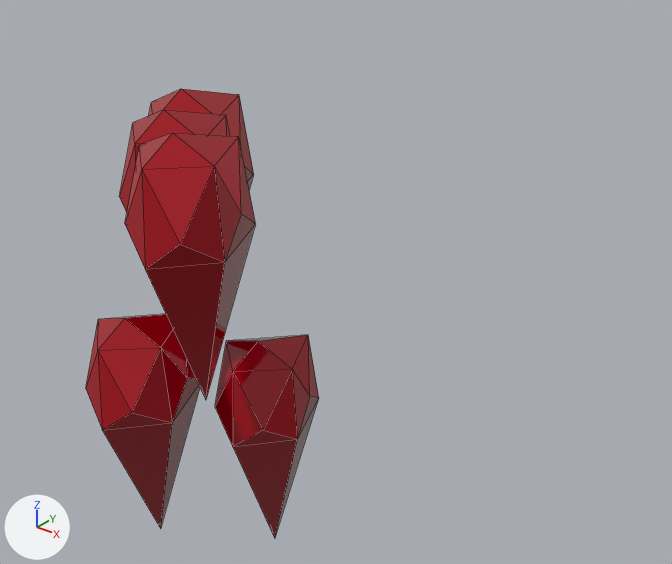
An edit to the glTF model public/assets/gltf/blood.glb, drawn before and after from the same camera.
One viewpoint serves both versions: a 50 mm camera at (0.592, -0.515, 0.431) aimed at (0.081, 0.124, 0.035). The lights are fixed; the arrows at lower left show +X, +Y and +Z. Mesh edges are drawn as thin lines. Where no turn or scale is listed for an object, it has been applied to the vertices. Vertices at the same position are counted once.

Objects in the first picture: 'First', 'First.001', 'First.002', 'First.003', 'Second'.
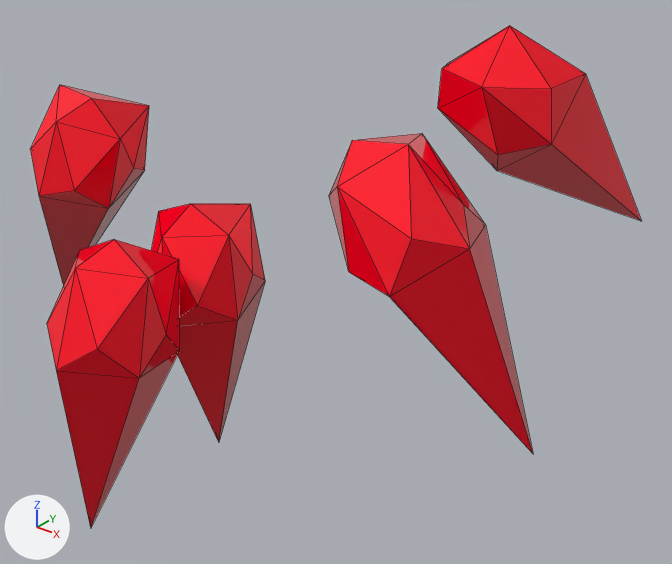
Pixel boxes (x1, y1, x2, y2) of what changed, in the pictures (672 x 564 px):
'Second', recoloured, reshaped (28% wider, 42% taller): before (215, 335, 319, 538); after (47, 239, 180, 528)
'First.002', recoloured, reshaped (77% wider, 9% shorter): before (86, 314, 200, 529); after (438, 25, 641, 221)
'First.001', recoloured, mesh turned: before (149, 89, 254, 190); after (329, 133, 533, 454)
'First', recoloured, mesh moved: before (125, 133, 256, 400); after (151, 204, 265, 442)
'First.003', surface changed, mesh turned: before (119, 110, 230, 213); after (30, 85, 149, 286)

Diff of the bpy script that builds the scene:
```diff
--- a/public/assets/gltf/blood.glb.py
+++ b/public/assets/gltf/blood.glb.py
@@ mat_material_002 @@
 mat_material_002 = principled_material('Material.002')
-mat_material_002.base_color = (0.367, 0.0, 0.00715)  # red #a30014
+mat_material_002.base_color = (1.0, 0.0, 0.0142)  # red #ff0020
 mat_material_002.roughness = 0.0
@@ mat_material_001 @@
 n2 = _N.new('ShaderNodeMix'); n2.name = 'Mix'
 n2.inputs[0].default_value = 1.0  # 'Factor'
-n2.inputs[7].default_value = (0.367, 0.0, 0.00715, 1.0)  # 'B', red #a30014
+n2.inputs[7].default_value = (1.0, 0.0, 0.0142, 1.0)  # 'B', red #ff0020
 n3 = _N.new('ShaderNodeVertexColor'); n3.name = 'Color Attribute'
@@ me_plane_003 @@
 me_plane_003.from_pydata(...)  # 14 vertices, 24 faces; spans x -0.015..0.077, y -0.066..0.045, z -0.053..0.214
 # used by ob_first; location = (0.0, 0.0, 0.0)
+# me_plane_003 part 1: the whole mesh is moved by (-0.02, 0.031, -0.075)
 me_plane_003.materials.append(mat_material_002)
@@ me_plane_006 @@
 me_plane_006.from_pydata(...)  # 14 vertices, 24 faces; spans x -0.098..-0.007, y 0.02..0.132, z -0.048..0.219
 # used by ob_first_001; location = (0.0, 0.0, 0.0)
+# me_plane_006 part 2: the whole mesh is turned -37.3 degrees about the y axis through its middle, then moved by (0.321, -0.054, 0.032)
 me_plane_006.materials.append(mat_material_002)
@@ me_plane_007 @@
 me_plane_007.from_pydata(...)  # 14 vertices, 24 faces; spans x -0.091..0.0, y -0.075..0.036, z -0.242..0.025
 # used by ob_first_002; location = (0.0, 0.0, 0.0)
+# me_plane_007 part 3: the whole mesh is multiplied about its middle by the matrix ((0.772, 0.422, -0.476), (-0.636, 0.512, -0.577), (0.0, 0.748, 0.664)), then moved by (0.278, 0.275, 0.285)
 me_plane_007.materials.append(mat_material_002)
@@ me_plane_008 @@
 me_plane_008.from_pydata(...)  # 14 vertices, 24 faces; spans x -0.065..0.026, y -0.03..0.082, z -0.051..0.216
 # used by ob_first_003; location = (0.0, 0.0, 0.0)
+# me_plane_008 part 4: the whole mesh is turned 24.5 degrees about the y axis through its middle, then moved by (-0.144, -0.006, 0.013)
 me_plane_008.materials.append(mat_material_001)
@@ me_plane_005 @@
 me_plane_005.from_pydata(...)  # 14 vertices, 24 faces; spans x -0.02..0.071, y 0.026..0.138, z -0.286..-0.019
 # used by ob_second; location = (0.0, 0.0, 0.0)
+# me_plane_005 part 5: the whole mesh is multiplied about its middle by the matrix ((1.0, 0.027, -0.004), (-0.025, 0.957, 0.288), (0.012, -0.288, 0.958)), then moved by (-0.012, -0.186, 0.153)
 me_plane_005.materials.append(mat_material_002)
```
